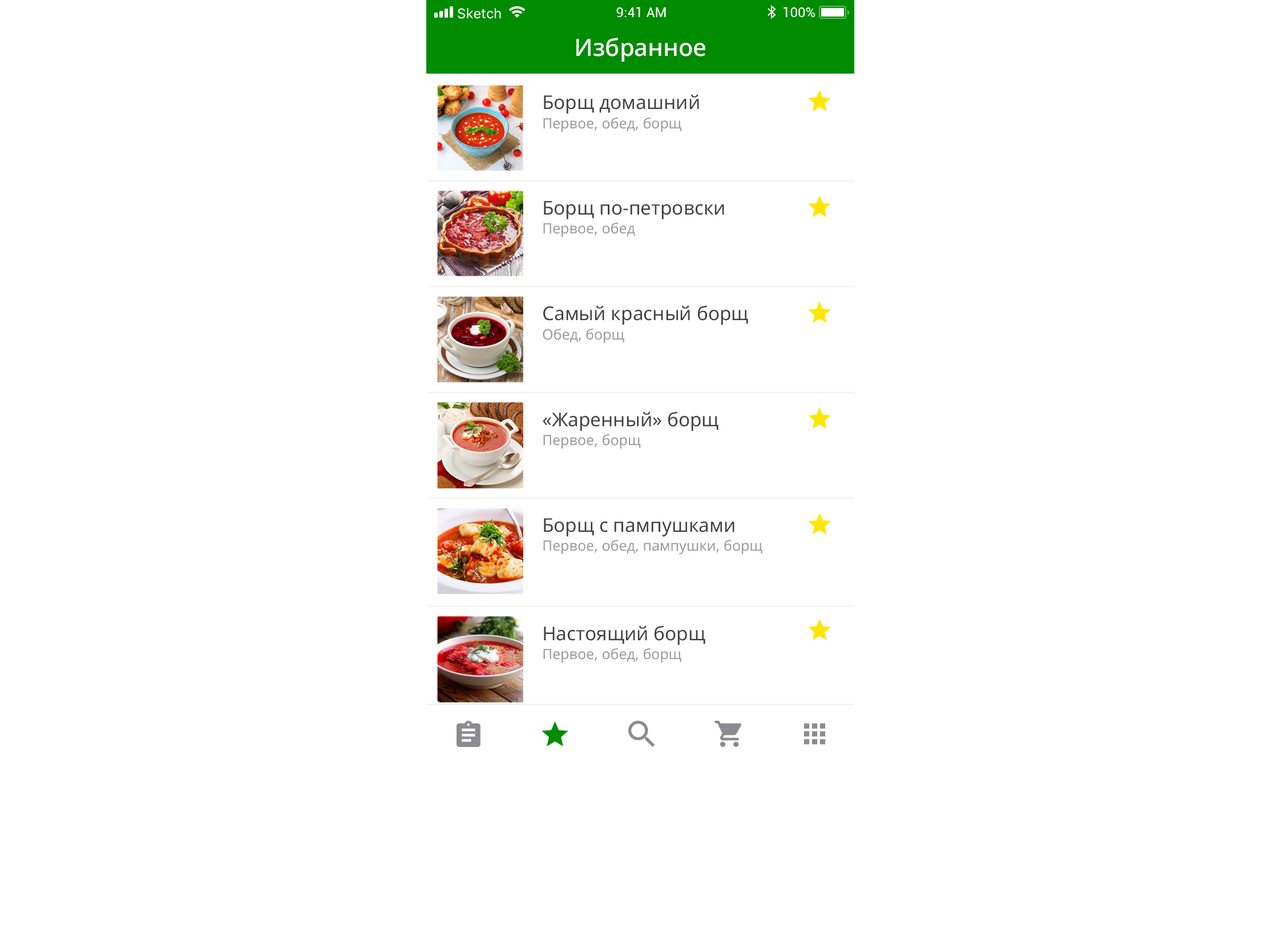
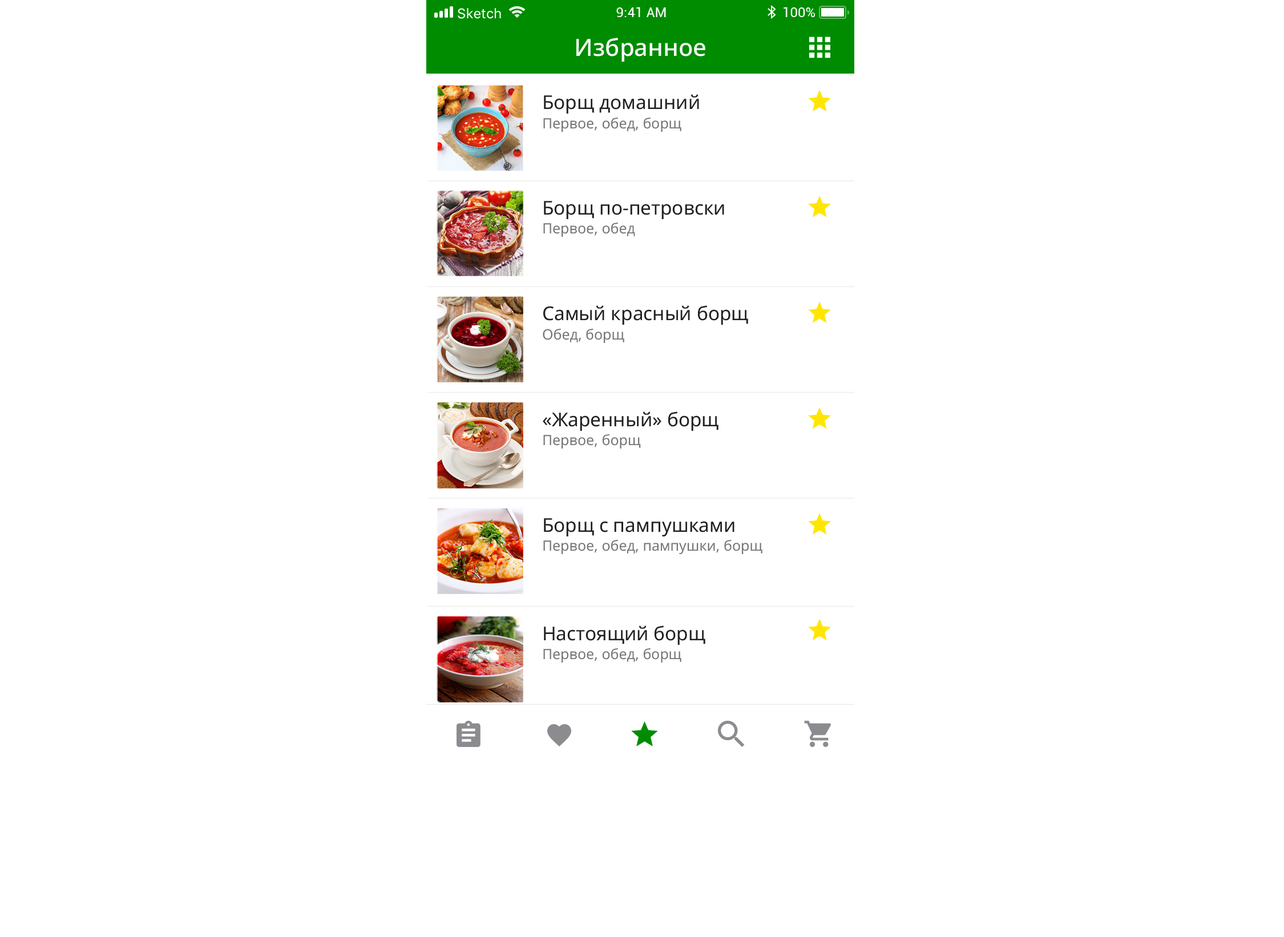
The second 1284 × 937 image is a revision of the first. Changes to its layers:
moved "-e-more" into group "navigator_bar", painted on it, unmasked it over 804, 36, 831, 745
unmasked "Compound Shape" (1st of 15, in "smachno_favorit" › "navigator_bar") over 576, 36, 831, 62
added layer "-e-recommendation" in group "menu" over 547, 724, 572, 747
painted on "-e-favorit", unmasked it over 541, 721, 659, 747
painted on "-e-search", unmasked it over 628, 720, 745, 748
painted on "-e-shop", unmasked it over 714, 720, 831, 748
unmasked "Compound Shape" (2nd of 15, in "smachno_favorit" › "menu") over 541, 720, 831, 748
unmasked "Compound Shape" (15th of 15, in "smachno_favorit") over 541, 94, 831, 742
